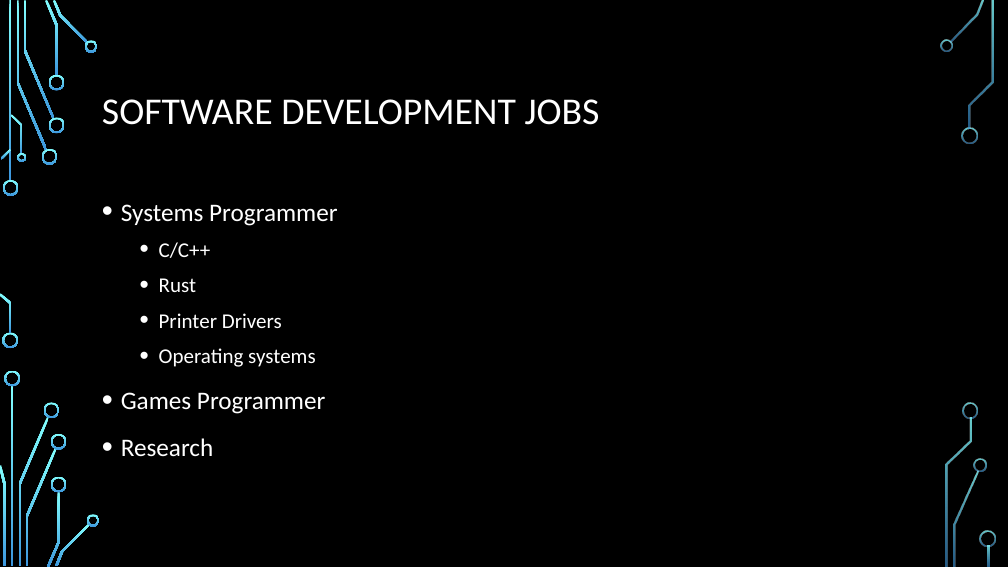
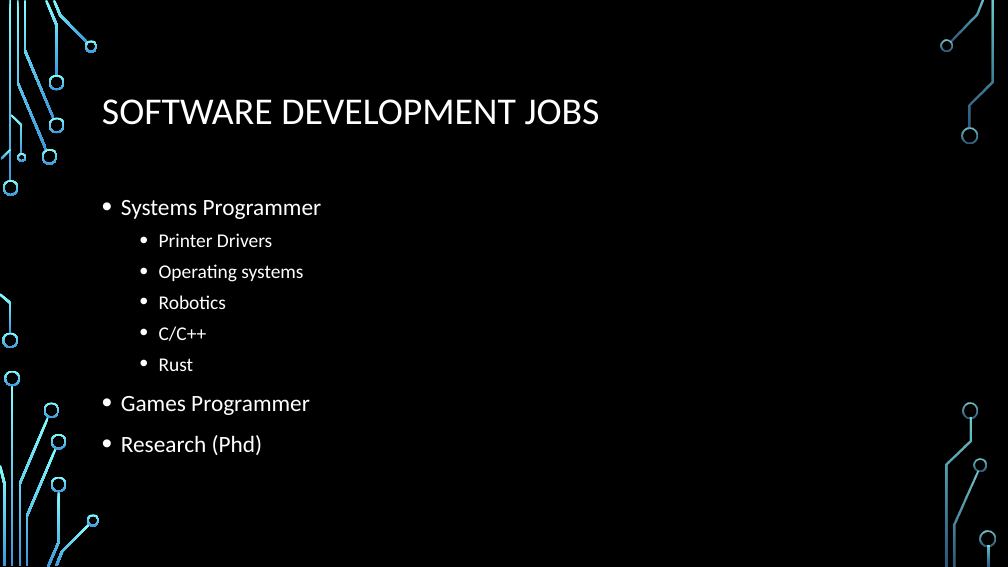
Before and after one commit to daviddcbud/TrainingApp, a slide deck: slide 20 of PowerPointSlids.pptx (slide 13 before the commit). Drawn at 1008x567 pixels with LibreOffice and Linux fonts; fonts in the diff are those of the drawing; background and template pictures are left out. Boxes give left, top, right and bottom in pixels: in the first picture for what was removed or moved away, otherwise in the second. Text is boxed around its words. In the diff, an @@ line names an element or a change of style, - is before the commit and + after.

```diff
--- a/PowerPointSlids.pptx
+++ b/PowerPointSlids.pptx
@@ text at <box>121,200,322,415</box>: size 24 to 22.2 pt in "Systems Programmer", "Games Programmer"; size 20 to 18.5 pt in "C/C++", "Rust"; line spacing 1.2 to 1.1 @@
@@ text at <box>159,233,303,309</box>: paragraphs added @@
+  • Printer Drivers
+  • Operating systems
+  • Robotics
@@ text at <box>159,313,315,367</box>: paragraphs removed @@
-  • Printer Drivers
-  • Operating systems
@@ text at <box>121,435,263,455</box>: text changed; size 24 to 22.2 pt @@
-• Research
+• Research (Phd)
```
Also in this commit, not shown: 7 slides added, 4 other files.
